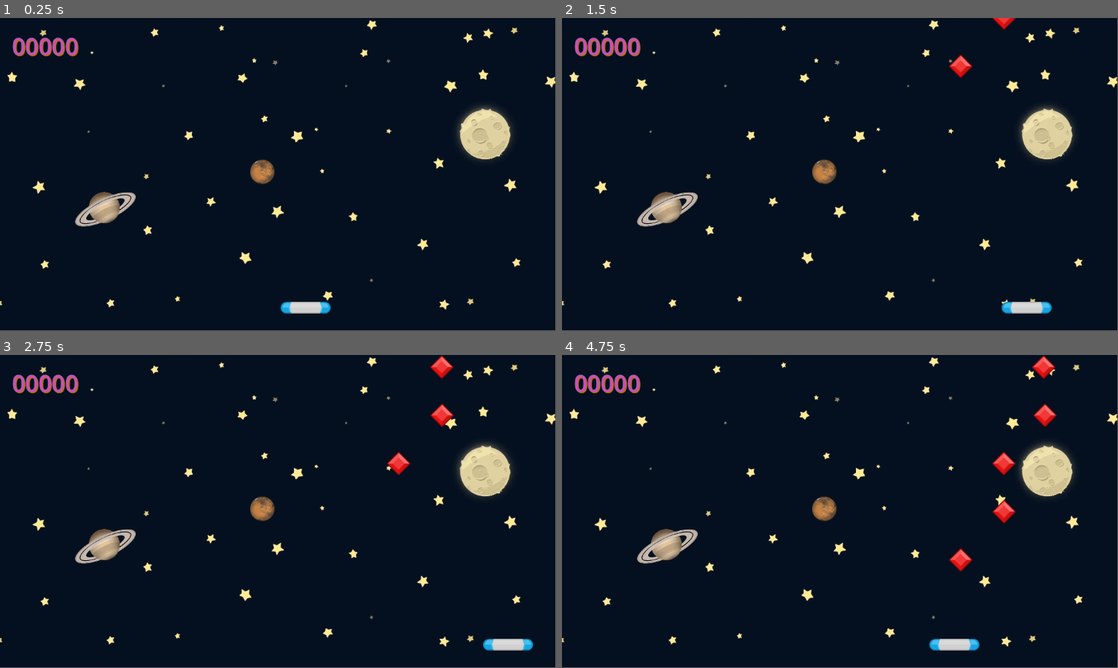
Above: before the commit, frames 1-4 (two rows, left to right).
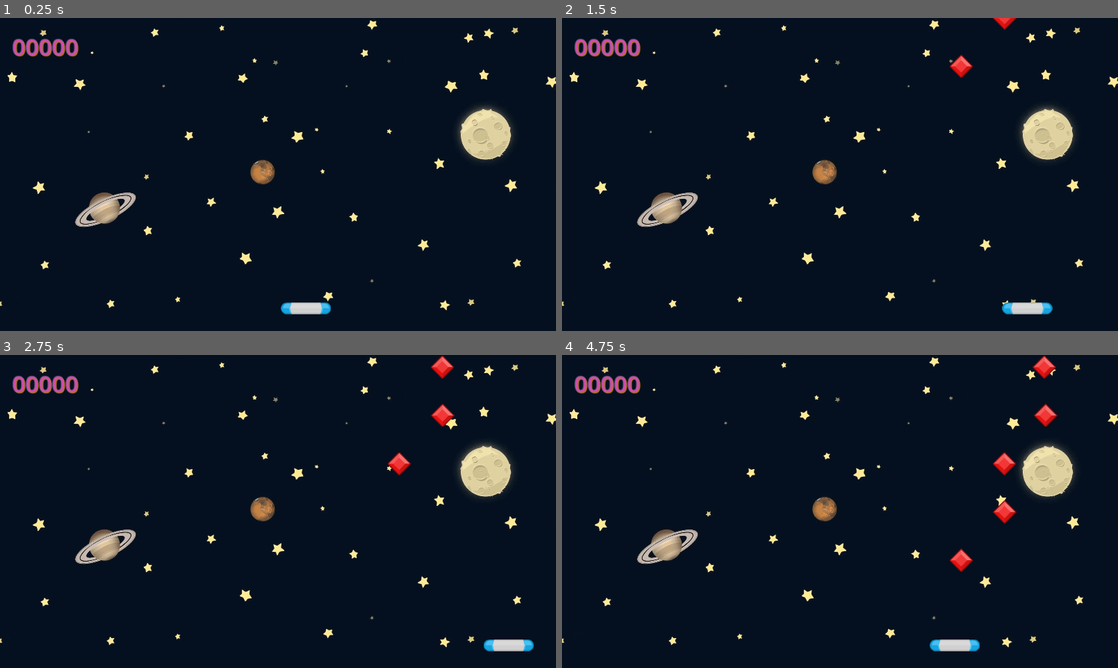
Above: after the commit, the same moments.

Repository: Babrakov/gem-catcher
Game: Godot game, scene res://scenes/game.tscn
Two runs of this game, one before a commit and one after it. Both use one fixed random seed, a clock stepped at 60 frames per second and the inputs below.
Inputs:
- Up to frame 1 (0.25 s): no input
- Up to frame 2 (1.5 s): tap Enter at 0.5 s; hold Right (right) 0.53-1.28 s; hold Left (left) from 1.28 s (still down)
- Up to frame 3 (2.75 s): release Left (left) at 2.03 s; hold Right (right) from 2.03 s (still down)
- Up to frame 4 (4.75 s): release Right (right) at 3.53 s; hold Left (left) from 3.53 s (still down)
In our replay, the window is 799x449 before the commit and 800x450 after it. These sizes can differ from the game's own. Grey fills any space a smaller window leaves; there, only what the larger window draws over its background counts as a difference.

The runs differ from the first frame. In frame 1, 1.3% of the frame differs, in the area x 0-100%, y 0-95%; in frame 2, 1.4%; in frame 3, 1.5%; in frame 4, 1.6%.

Commit message:
Added setting to run on Android

Diff:
--- a/project.godot
+++ b/project.godot
@@ -14,6 +14,10 @@
 run/main_scene="res://scenes/game.tscn"
 config/features=PackedStringArray("4.3", "Mobile")
 config/icon="res://icon.svg"
+
+[display]
+
+window/stretch/mode="canvas_items"
 
 [input]
 
@@ -32,4 +36,6 @@
 
 [rendering]
 
-renderer/rendering_method="mobile"
+renderer/rendering_method="gl_compatibility"
+renderer/rendering_method.mobile="gl_compatibility"
+textures/vram_compression/import_etc2_astc=true
